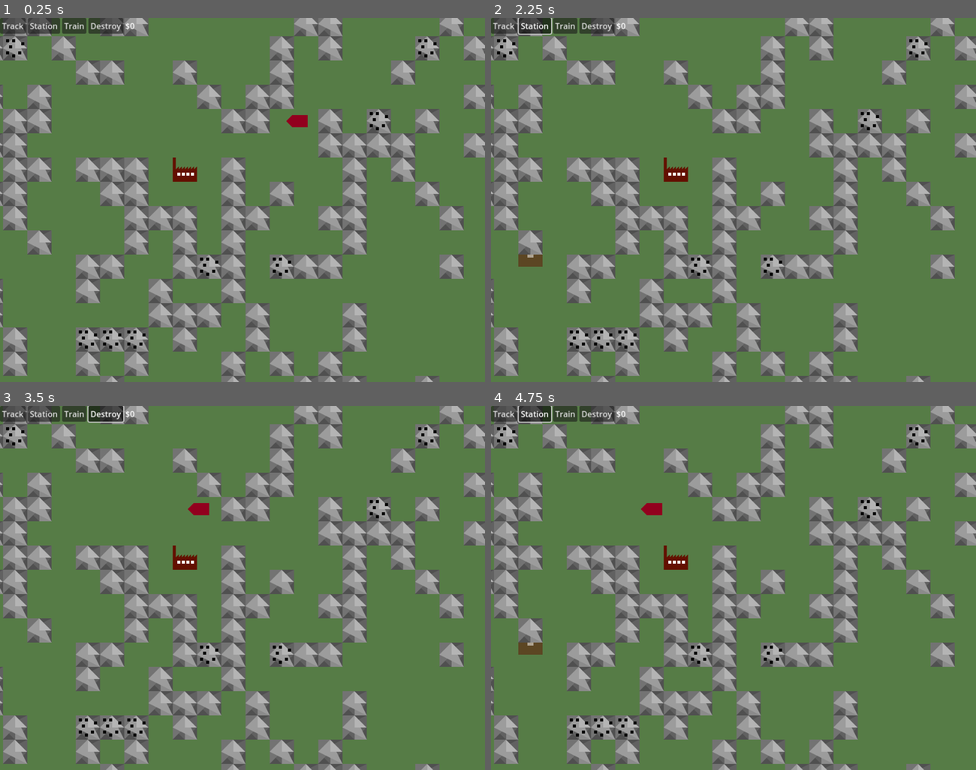
Above: before the commit, frames 1-4 (two rows, left to right).
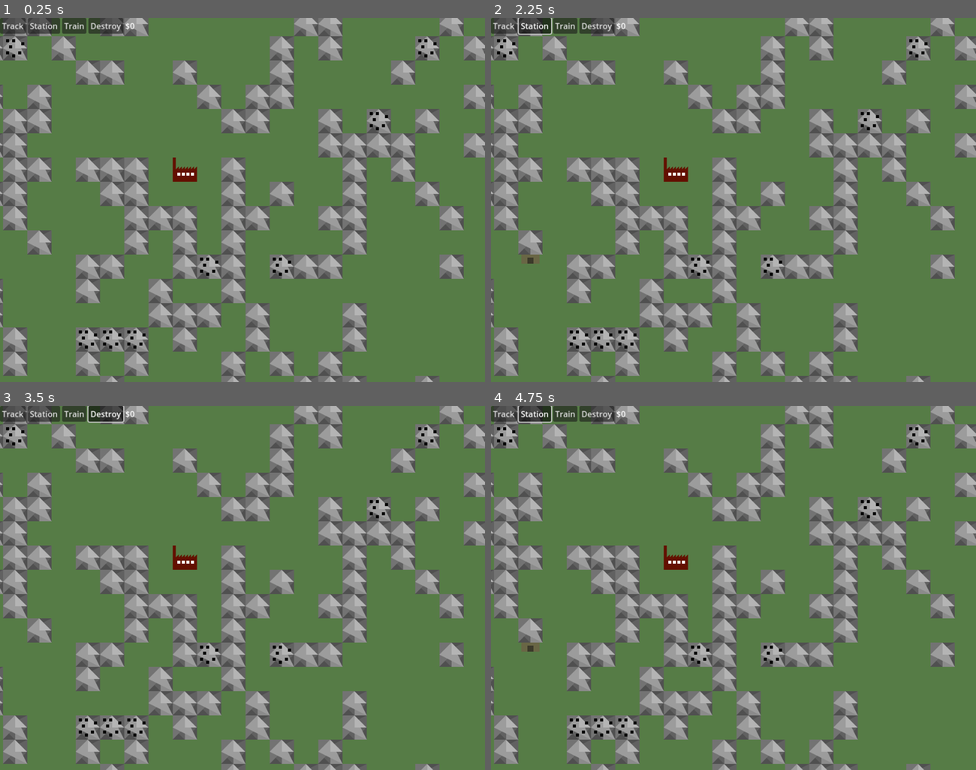
Above: after the commit, the same moments.

Repository: Godsmith/trainfinity3
Game: Godot game, scene res://scenes/overground.tscn
Same seed, same stepped clock (60 frames per second), same inputs: the game is played once before the commit and once after it.
Inputs:
- Up to frame 1 (0.25 s): no input
- Up to frame 2 (2.25 s): click "Train" at 0.5 s; click "Track" at 1.25 s; click "Station" at 2 s
- Up to frame 3 (3.5 s): click "Destroy" at 2.75 s
- Up to frame 4 (4.75 s): click "Track" at 3.5 s; click "Station" at 4.25 s

The runs differ from the first frame. In frame 1, 0.1% of the frame differs, in the area x 59-64%, y 26-30%; in frame 2, 0.2%; in frame 3, 0.1%; in frame 4, 0.3%, in the area x 5-36%, y 26-69%.

Commit message:
Improve looks somewhat

Diff:
--- a/project.godot
+++ b/project.godot
@@ -27,6 +27,6 @@
 
 project/assembly_name="Trainfinity"
 
-[rendering]
+[gui]
 
-2d/snap/snap_2d_transforms_to_pixel=true
+common/snap/snap_2d_transforms_to_pixel=true
--- a/scenes/overground.tscn
+++ b/scenes/overground.tscn
@@ -6,13 +6,6 @@
 [ext_resource type="PackedScene" uid="uid://rq8dlyspro46" path="res://scenes/track.tscn" id="4_tl2kb"]
 [ext_resource type="PackedScene" uid="uid://b1064yqqmy7mf" path="res://scenes/station.tscn" id="5_ilnf8"]
 [ext_resource type="PackedScene" uid="uid://cxgimf5dgovcu" path="res://scenes/light.tscn" id="6_6dr8u"]
-[ext_resource type="PackedScene" uid="uid://b2t1f8rkw52mt" path="res://scenes/train.tscn" id="7_o5urb"]
-
-[sub_resource type="Curve2D" id="Curve2D_lbhrr"]
-_data = {
-"points": PackedVector2Array(0, 0, 0, 0, 80, -32, 0, 0, 0, 0, -16, -32)
-}
-point_count = 2
 
 [node name="Overground" type="Node2D"]
 script = ExtResource("1_u5idq")
@@ -45,8 +38,5 @@
 visible = false
 position = Vector2(-96, -64)
 
-[node name="Train" parent="." instance=ExtResource("7_o5urb")]
-curve = SubResource("Curve2D_lbhrr")
-
 [node name="Timer" type="Timer" parent="."]
 autostart = true
--- a/scenes/station.tscn
+++ b/scenes/station.tscn
@@ -4,26 +4,35 @@
 
 [sub_resource type="OccluderPolygon2D" id="OccluderPolygon2D_rod8h"]
 cull_mode = 2
-polygon = PackedVector2Array(-8, -4, -0.0468216, -8, 8, -4, 8, 8, -8, 8)
+polygon = PackedVector2Array(-6, -2, 0, -6, 6, -2, 6, 6, -6, 6)
 
 [node name="Station" type="Node2D" groups=["stations"]]
 script = ExtResource("1_rod8h")
 
 [node name="Polygon2D" type="Polygon2D" parent="."]
 position = Vector2(-8, 8)
-color = Color(0.390011, 0.0631477, 0, 1)
-polygon = PackedVector2Array(0, 0, 0, -12, 8, -16, 16, -12, 16, 0)
+color = Color(0.489226, 0.317136, 0.268828, 1)
+polygon = PackedVector2Array(2, -2, 2, -10, 8, -14, 14, -10, 14, -2)
 
 [node name="Polygon2D" type="Polygon2D" parent="Polygon2D"]
 position = Vector2(-8, 8)
-polygon = PackedVector2Array(14, -14, 14, -18, 18, -18, 18, -14)
+polygon = PackedVector2Array(12, -16, 12, -18, 14, -18, 14, -16)
+
+[node name="Polygon2D2" type="Polygon2D" parent="Polygon2D"]
+position = Vector2(-2, 8)
+polygon = PackedVector2Array(12, -16, 12, -18, 14, -18, 14, -16)
+
+[node name="Polygon2D3" type="Polygon2D" parent="Polygon2D"]
+position = Vector2(-6, 14)
+color = Color(0.0605303, 0.0605303, 0.0605303, 1)
+polygon = PackedVector2Array(12, -16, 12, -20, 16, -20, 16, -16)
 
 [node name="Area2D" type="Area2D" parent="."]
 position = Vector2(-16, 16)
 
 [node name="CollisionShape2D" type="CollisionPolygon2D" parent="Area2D"]
 position = Vector2(16, -16)
-polygon = PackedVector2Array(-8, -4, 0, -8, 8, -4, 8, 8, -8, 8)
+polygon = PackedVector2Array(-6, -2, 0, -6, 6, -2, 6, 6, -6, 6)
 
 [node name="LightOccluder2D" type="LightOccluder2D" parent="."]
 occluder = SubResource("OccluderPolygon2D_rod8h")
--- a/scenes/train.tscn
+++ b/scenes/train.tscn
@@ -6,7 +6,7 @@
 
 [sub_resource type="OccluderPolygon2D" id="OccluderPolygon2D_68jl8"]
 cull_mode = 2
-polygon = PackedVector2Array(-0.257391, 0.111548, 9.74261, 0.111548, 13.7426, 4.11155, 9.74261, 8.11155, -0.257391, 8.11155)
+polygon = PackedVector2Array(-5.47687, -2.52878, 5.51235, -2.51152, 5.52185, 2.49494, -5.47687, 2.49494)
 
 [node name="Train" type="Path2D"]
 curve = SubResource("Curve2D_68jl8")
@@ -15,11 +15,64 @@
 [node name="PathFollow2D" type="PathFollow2D" parent="."]
 loop = false
 
-[node name="Polygon2D" type="Polygon2D" parent="PathFollow2D"]
-color = Color(0.57449, 0, 0.120777, 1)
-polygon = PackedVector2Array(-6, 4, 4, 4, 8, 0, 4, -4, -6, -4)
+[node name="LightOccluder2D" type="LightOccluder2D" parent="PathFollow2D"]
+scale = Vector2(1.08557, 1.19412)
+occluder = SubResource("OccluderPolygon2D_68jl8")
+
+[node name="Polygon2D" type="Polygon2D" parent="PathFollow2D/LightOccluder2D"]
+position = Vector2(-0.499322, 0.487984)
+color = Color(0.212745, 0.217409, 0.213871, 1)
+polygon = PackedVector2Array(-5, 1.46525, -0.996554, 1.48764, -1, -2.49756, -5, -2.49756)
 uv = PackedVector2Array(-351, -160.5, 241, -161.5, 382, -32.5, 263, 110.5, -358, 112.5)
 
-[node name="LightOccluder2D" type="LightOccluder2D" parent="PathFollow2D/Polygon2D"]
-position = Vector2(-5.74261, -4.11155)
-occluder = SubResource("OccluderPolygon2D_68jl8")
+[node name="Polygon2D6" type="Polygon2D" parent="PathFollow2D/LightOccluder2D"]
+position = Vector2(5.50068, -0.516898)
+scale = Vector2(1, 0.497559)
+color = Color(0.212745, 0.217409, 0.213871, 1)
+polygon = PackedVector2Array(-6, -2, -4, -2, -4, -3, -6, -3)
+uv = PackedVector2Array(-351, -160.5, 241, -161.5, 382, -32.5, 263, 110.5, -358, 112.5)
+
+[node name="Polygon2D7" type="Polygon2D" parent="PathFollow2D/LightOccluder2D"]
+position = Vector2(8.50068, -0.516898)
+scale = Vector2(1, 0.497559)
+color = Color(0.212745, 0.217409, 0.213871, 1)
+polygon = PackedVector2Array(-6, -2, -4, -2, -4, -3, -6, -3)
+uv = PackedVector2Array(-351, -160.5, 241, -161.5, 382, -32.5, 263, 110.5, -358, 112.5)
+
+[node name="Polygon2D8" type="Polygon2D" parent="PathFollow2D/LightOccluder2D"]
+position = Vector2(5.50068, 2.9509)
+scale = Vector2(1, 0.487637)
+color = Color(0.212745, 0.217409, 0.213871, 1)
+polygon = PackedVector2Array(-6, -2, -4, -2, -4, -3, -6, -3)
+uv = PackedVector2Array(-351, -160.5, 241, -161.5, 382, -32.5, 263, 110.5, -358, 112.5)
+
+[node name="Polygon2D9" type="Polygon2D" parent="PathFollow2D/LightOccluder2D"]
+position = Vector2(8.50068, 2.9509)
+scale = Vector2(1, 0.487637)
+color = Color(0.212745, 0.217409, 0.213871, 1)
+polygon = PackedVector2Array(-6, -2, -4.99606, -2, -4, -2, -4, -3, -6, -3)
+uv = PackedVector2Array(-351, -160.5, 241, -161.5, 382, -32.5, 263, 110.5, -358, 112.5)
+
+[node name="Polygon2D2" type="Polygon2D" parent="PathFollow2D/LightOccluder2D"]
+position = Vector2(-0.499322, 0.487984)
+color = Color(0.350796, 0.357471, 0.352406, 1)
+polygon = PackedVector2Array(-1, 1, 1.91604, 1, 6, 1, 6, -2, -1, -2)
+uv = PackedVector2Array(-351, -160.5, 241, -161.5, 382, -32.5, 263, 110.5, -358, 112.5)
+
+[node name="Polygon2D3" type="Polygon2D" parent="PathFollow2D/LightOccluder2D"]
+position = Vector2(-0.499322, 0.487984)
+color = Color(0.00178845, 0.00186649, 0.00180712, 1)
+polygon = PackedVector2Array(4, 0, 5, 0, 5, -1, 4, -1)
+uv = PackedVector2Array(-351, -160.5, 241, -161.5, 382, -32.5, 263, 110.5, -358, 112.5)
+
+[node name="Polygon2D4" type="Polygon2D" parent="PathFollow2D/LightOccluder2D"]
+position = Vector2(-2.49932, 0.487984)
+color = Color(0.644942, 0.652615, 0.646786, 1)
+polygon = PackedVector2Array(4, 0, 5, 0, 5, -1, 4, -1)
+uv = PackedVector2Array(-351, -160.5, 241, -161.5, 382, -32.5, 263, 110.5, -358, 112.5)
+
+[node name="Polygon2D5" type="Polygon2D" parent="PathFollow2D/LightOccluder2D"]
+position = Vector2(-4.59016, 0.487984)
+color = Color(0.644942, 0.652615, 0.646786, 1)
+polygon = PackedVector2Array(4, 0, 5, 0, 5, -1, 4, -1)
+uv = PackedVector2Array(-351, -160.5, 241, -161.5, 382, -32.5, 263, 110.5, -358, 112.5)
--- a/scripts/train.gd
+++ b/scripts/train.gd
@@ -7,7 +7,7 @@
 var speed = 20
 var last_progress = 0.0
 @onready var path_follow := $PathFollow2D
-@onready var polygon := $PathFollow2D/Polygon2D
+@onready var polygon := $PathFollow2D/LightOccluder2D
 var ore := 0
 
 func _process(delta):
Not shown: 1 places in scenes/overground.tscn that only renumber resources
